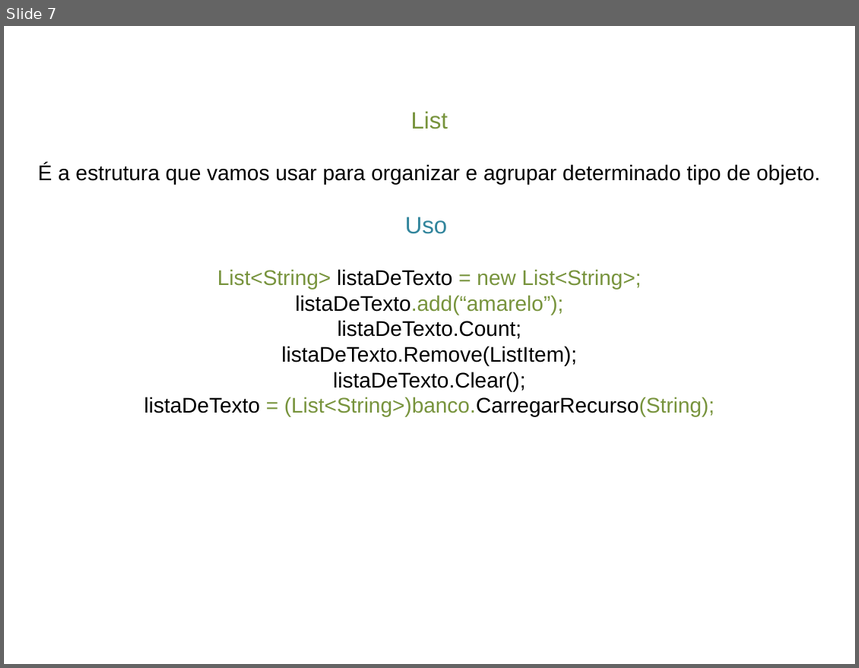
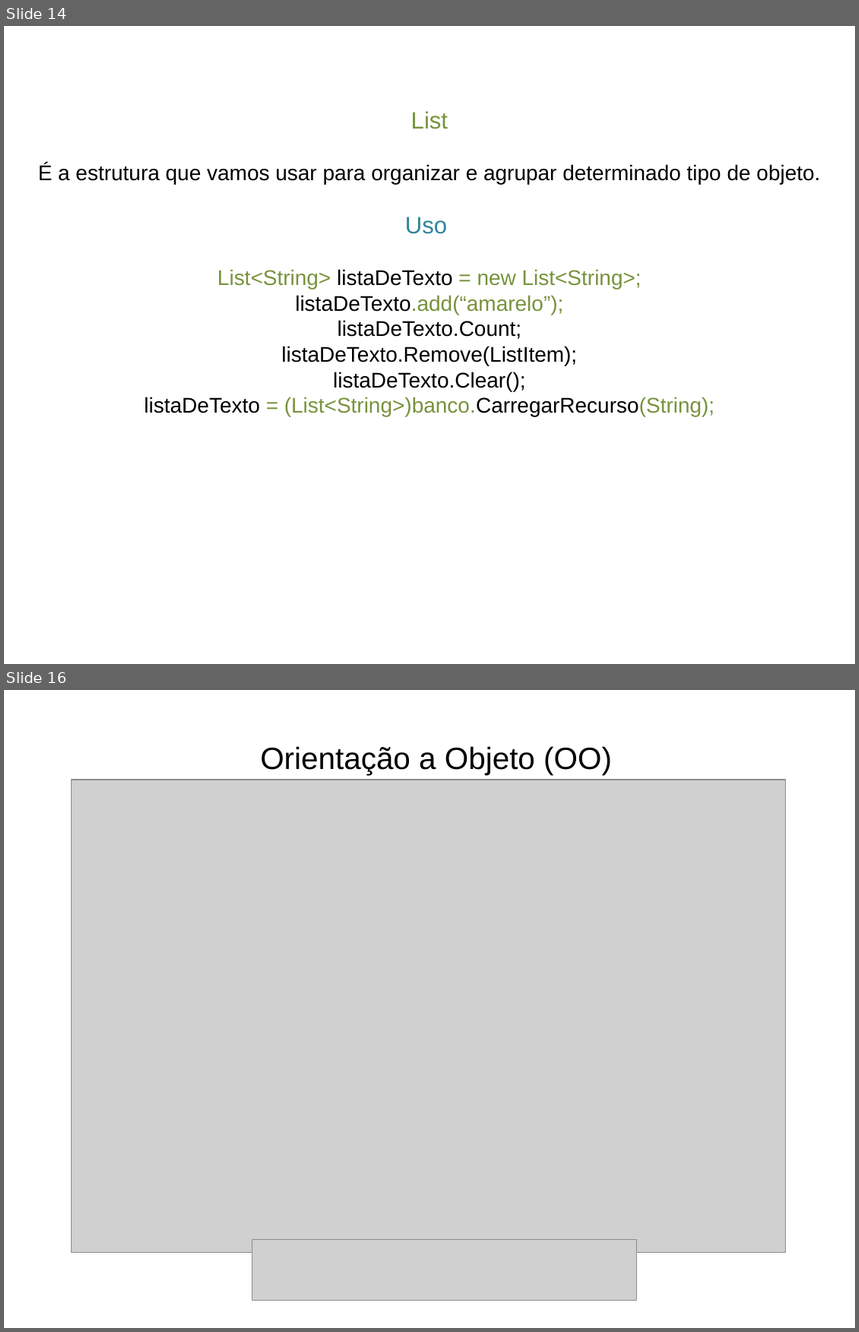
Before and after one commit to GustavoTravnik/MiniCursoIFSudeste, a slide deck: Sequência de Ensino/Itens Necessários/Slide.pptx. Shown one above the other, each under a label of ours: slide 7 before the commit, slides 14 and 16 after it; the slides between them are not shown. The pictures are 859x668 and 859x1332 pixels, drawn with LibreOffice and Linux fonts; fonts in the diff are those of the drawing; grey boxes stand for pictures. Boxes give left, top, right and bottom in pixels: in the first picture for what was removed or moved away, otherwise in the second. Text is boxed around its words. In the diff, an @@ line names an element or a change of style, - is before the commit and + after.

```diff
--- a/Sequência de Ensino/Itens Necessários/Slide.pptx
+++ b/Sequência de Ensino/Itens Necessários/Slide.pptx
@@ slide 16 added at <box>4,690,855,1328</box>, background #FFFFFF @@
@@ text added at <box>260,746,612,775</box>, 26 pt, text #000000 @@
+Orientação a Objeto (OO)
@@ picture added at <box>71,780,785,1252</box> @@
@@ picture added at <box>252,1240,636,1301</box> @@
@@ what was slide 7 is now slide 14 @@
```
Also in this commit, not shown: 4 slides changed, 8 other slides added, 8 other files.
